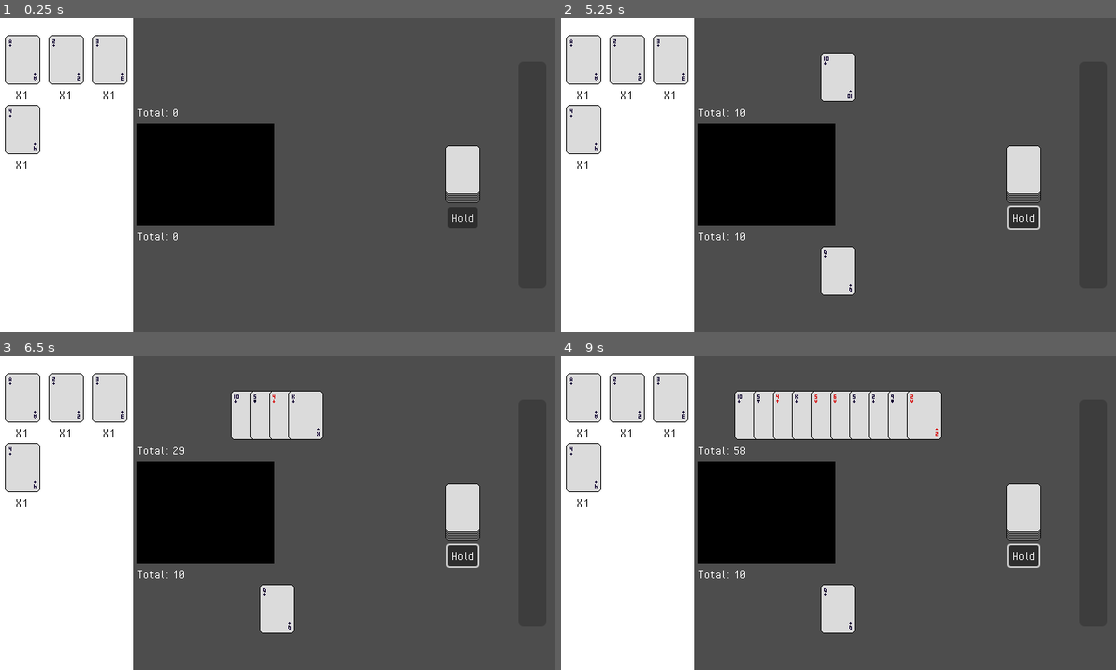
Above: before the commit, frames 1-4 (two rows, left to right).
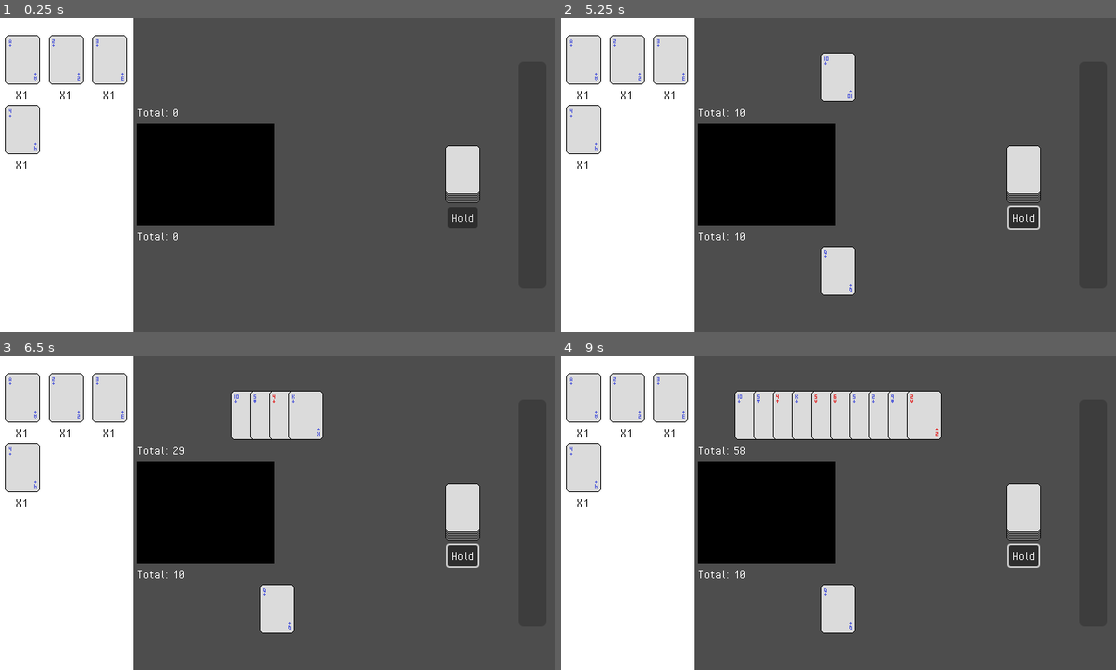
Above: after the commit, the same moments.

Repository: kytoaa/gmtk-project-2025
Game: Godot game, scene res://scenes/game_scene.tscn
Two runs of this game, one before a commit and one after it. Both use one fixed random seed, a clock stepped at 60 frames per second and the inputs below.
Inputs (mouse positions are in pixels of both pictures, inside the frame that each line leads up to):
- Up to frame 1 (0.25 s): no input
- Up to frame 2 (5.25 s): click (1021, 175) at 0.5 s; click "Hold" at 1.25 s; click (1021, 175) at 2 s; click "Hold" at 2.75 s; click (1021, 175) at 3.5 s; click "Hold" at 4.25 s; tap Enter (ui_accept) at 5 s; move the mouse to (960, 159) at 5.02 s
- Up to frame 3 (6.5 s): tap Enter (ui_accept) at 5.27, 5.75, 6.02 s; move the mouse to (166, 528) at 5.77 s
- Up to frame 4 (9 s): tap Enter (ui_accept) at 6.5, 7.25, 7.52, 8, 8.27, 8.75 s; move the mouse to (894, 443) at 6.52 s; move the mouse to (810, 575) at 7.27 s; move the mouse to (1005, 560) at 8.02 s; move the mouse to (672, 465) at 8.77 s

The runs differ from the first frame. In frame 1, less than 0.1% of the frame differs, in the area x 1-23%, y 6-43%; in frame 2, less than 0.1%; in frame 3, 0.1%; in frame 4, 0.2%, in the area x 1-68%, y 6-88%.

Commit message:
item scenes and sprites

Diff:
--- a/entities/card/card.gd
+++ b/entities/card/card.gd
@@ -3,8 +3,8 @@
 const CardType = Card.CardType
 const CardSuit = Card.CardSuit
 
-const DARK_COLOR: Color = Color("0f0030")
-const LIGHT_COLOR: Color = Color("d51010")
+const DARK_COLOR: Color = Color("5c65d9")
+const LIGHT_COLOR: Color = Color("df3838")
 
 @onready var number1: Sprite2D = $NumberSuit1/Number
 @onready var number2: Sprite2D = $NumberSuit2/Number
--- /dev/null
+++ b/entities/chip/chip.gd
@@ -0,0 +1,18 @@
+extends Control
+
+const Colour = Chip.Colour
+
+@onready var sprite: Sprite2D = $Sprite2D
+
+func init(colour: Colour) -> void:
+	match colour:
+		Colour.White:
+			sprite.region_rect.position.x = 0
+		Colour.Red:
+			sprite.region_rect.position.x = 28
+		Colour.Blue:
+			sprite.region_rect.position.x = 56
+		Colour.Green:
+			sprite.region_rect.position.x = 84
+		Colour.Black:
+			sprite.region_rect.position.x = 112
--- /dev/null
+++ b/entities/chip/chip.tscn
@@ -0,0 +1,19 @@
+[gd_scene load_steps=3 format=3 uid="uid://dh824bwt28yio"]
+
+[ext_resource type="Texture2D" uid="uid://db45kbvga1iyd" path="res://entities/chip/chips.png" id="1_fpp85"]
+[ext_resource type="Script" uid="uid://c3gl1we75v5b2" path="res://entities/chip/chip.gd" id="1_ow7ax"]
+
+[node name="Chip" type="Control"]
+layout_mode = 3
+anchors_preset = 15
+anchor_right = 1.0
+anchor_bottom = 1.0
+grow_horizontal = 2
+grow_vertical = 2
+script = ExtResource("1_ow7ax")
+
+[node name="Sprite2D" type="Sprite2D" parent="."]
+position = Vector2(-10, 0)
+texture = ExtResource("1_fpp85")
+region_enabled = true
+region_rect = Rect2(0, 0, 28, 19)
--- /dev/null
+++ b/entities/gummy_bear/gummy_bear.gd
@@ -0,0 +1,26 @@
+extends Control
+
+const Colour = GummyBear.Colour
+
+@onready var sprite: Sprite2D = $Sprite2D
+
+func init(colour: Colour) -> void:
+	match colour:
+		Colour.White:
+			sprite.region_rect.position.x = 0
+		Colour.Red:
+			sprite.region_rect.position.x = 12 * 1
+		Colour.Blue:
+			sprite.region_rect.position.x = 12 * 2
+		Colour.Green:
+			sprite.region_rect.position.x = 12 * 3
+		Colour.Black:
+			sprite.region_rect.position.x = 12 * 4
+		Colour.Yellow:
+			sprite.region_rect.position.x = 12 * 5
+		Colour.Pink:
+			sprite.region_rect.position.x = 12 * 6
+		Colour.Orange:
+			sprite.region_rect.position.x = 12 * 7
+		Colour.Purple:
+			sprite.region_rect.position.x = 12 * 8
--- /dev/null
+++ b/entities/gummy_bear/gummy_bear.tscn
@@ -0,0 +1,19 @@
+[gd_scene load_steps=3 format=3 uid="uid://yeblegebcn2r"]
+
+[ext_resource type="Script" uid="uid://bxgkkykbcx2wn" path="res://entities/gummy_bear/gummy_bear.gd" id="1_3cc86"]
+[ext_resource type="Texture2D" uid="uid://bf7p0ag1nav36" path="res://entities/gummy_bear/gummy_bears.png" id="2_h823w"]
+
+[node name="GummyBear" type="Control"]
+layout_mode = 3
+anchors_preset = 15
+anchor_right = 1.0
+anchor_bottom = 1.0
+grow_horizontal = 2
+grow_vertical = 2
+script = ExtResource("1_3cc86")
+
+[node name="Sprite2D" type="Sprite2D" parent="."]
+position = Vector2(-10, 0)
+texture = ExtResource("2_h823w")
+region_enabled = true
+region_rect = Rect2(0, 0, 12, 19)
--- a/entities/mokepon/mokepon_card.tscn
+++ b/entities/mokepon/mokepon_card.tscn
@@ -3,8 +3,13 @@
 [ext_resource type="Texture2D" uid="uid://c7y3x281uxm2t" path="res://entities/card/sprites/base_card.png" id="1_011s1"]
 [ext_resource type="Script" uid="uid://ba1j6lwit5pex" path="res://entities/mokepon/mokepon_card.gd" id="1_nqqu7"]
 
-[node name="MokeponCard" type="Node2D"]
+[node name="MokeponCard" type="Control"]
+layout_mode = 3
+anchors_preset = 0
+size_flags_horizontal = 4
+size_flags_vertical = 4
 script = ExtResource("1_nqqu7")
 
 [node name="Background" type="Sprite2D" parent="."]
+position = Vector2(-10, 0)
 texture = ExtResource("1_011s1")
Not shown, added: entities/chip/chip.gd.uid
Binary file added: entities/chip/chips.png
Not shown, added: entities/chip/chips.png.import
Not shown, added: entities/gummy_bear/gummy_bear.gd.uid
Binary file added: entities/gummy_bear/gummy_bears.png
Not shown, added: entities/gummy_bear/gummy_bears.png.import
